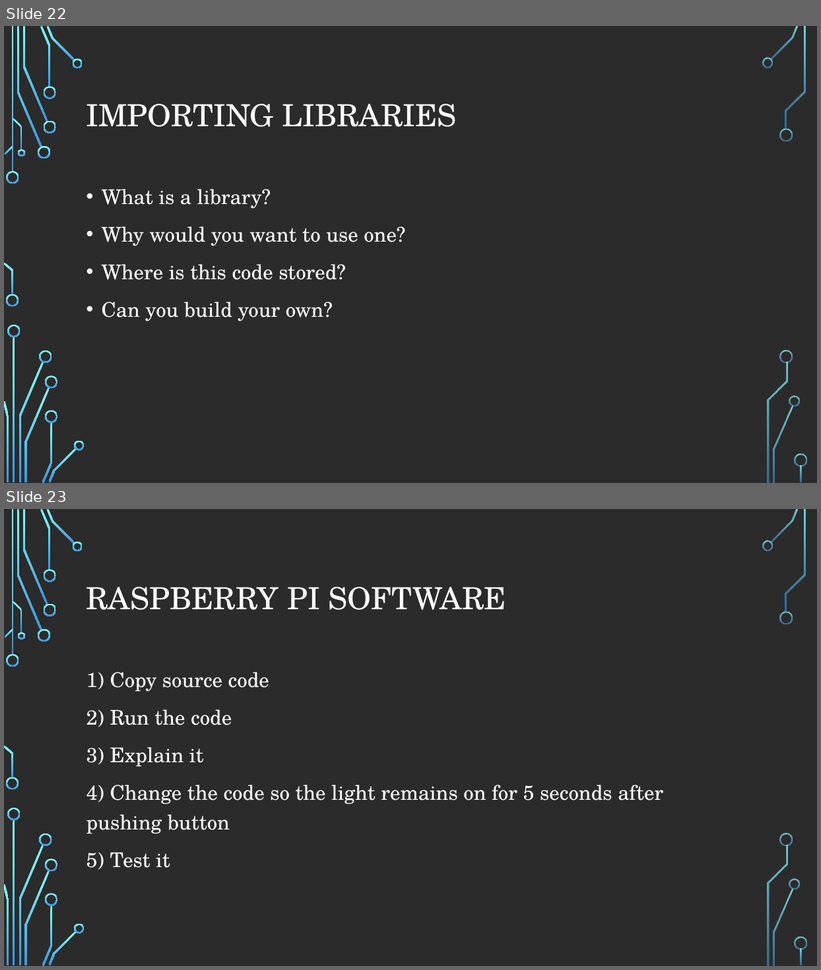
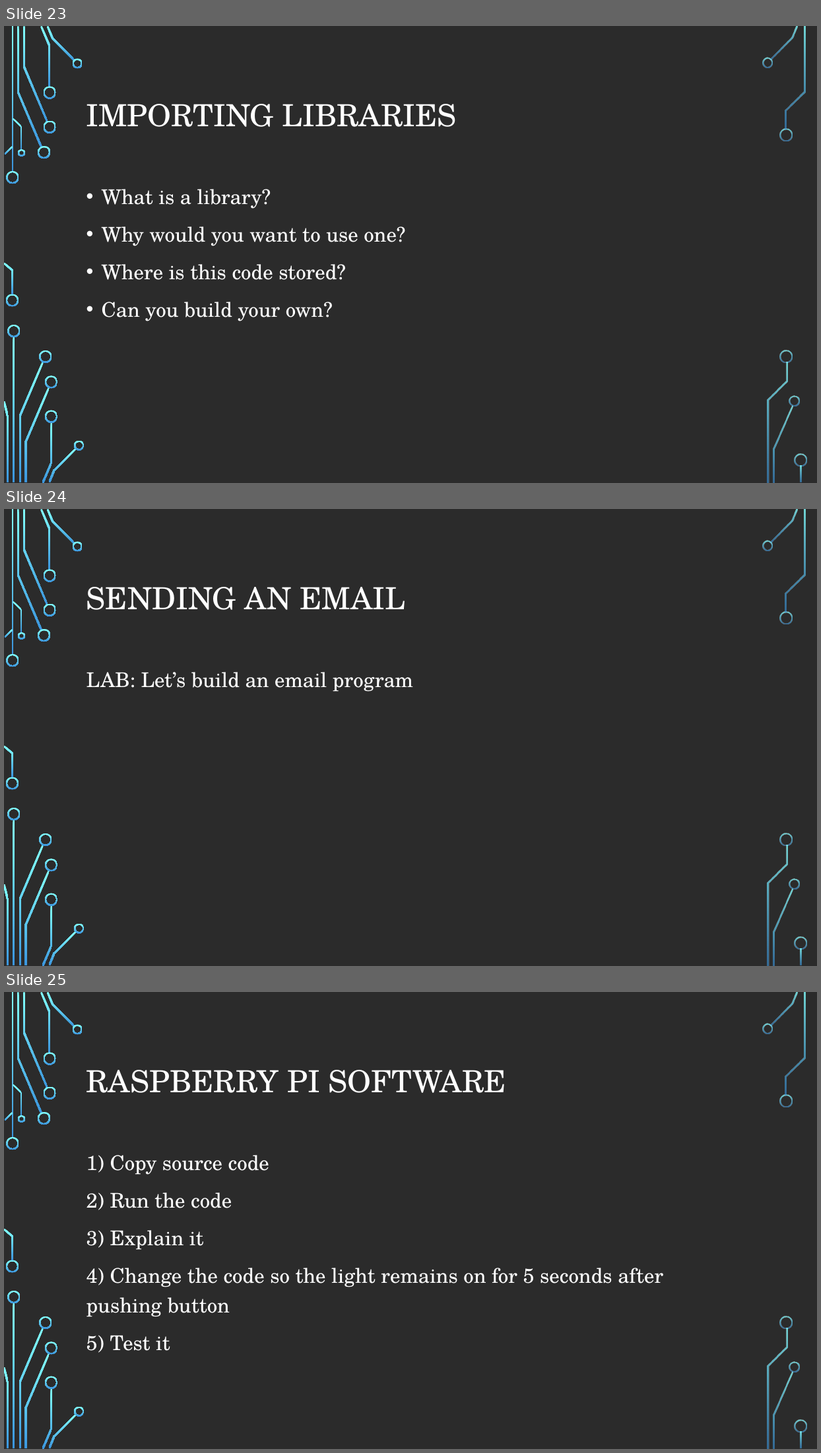
Before and after one commit to andrewjvelez/smap, a slide deck: docs/SMAP Materials Unbranded.pptx. Shown one above the other, each under a label of ours: slides 22 and 23 before the commit, slides 23, 24 and 25 after it. The pictures are 821x970 and 821x1453 pixels, drawn with LibreOffice and Linux fonts; fonts in the diff are those of the drawing; background and template pictures are left out; a plain dark background stands for a picture behind light text. Boxes give left, top, right and bottom in pixels: in the first picture for what was removed or moved away, otherwise in the second. Text is boxed around its words. In the diff, an @@ line names an element or a change of style, - is before the commit and + after.

```diff
--- a/docs/SMAP Materials Unbranded.pptx
+++ b/docs/SMAP Materials Unbranded.pptx
@@ slide 24 added at (4,509,817,966), background picture (left out); not listed: 36 template elements that a slide beside it also shows @@
@@ title added at (86,587,406,610), 36 pt, text #FFFFFF @@
+SENDING AN EMAIL
@@ text added at (86,672,413,692), 24 pt, text #FFFFFF @@
+LAB: Let’s build an email program
@@ what was slide 22 is now slide 23 @@
@@ what was slide 23 is now slide 25 @@
```
Also in this commit, not shown: 4 slides changed, 6 other slides added, 1 slide removed.
